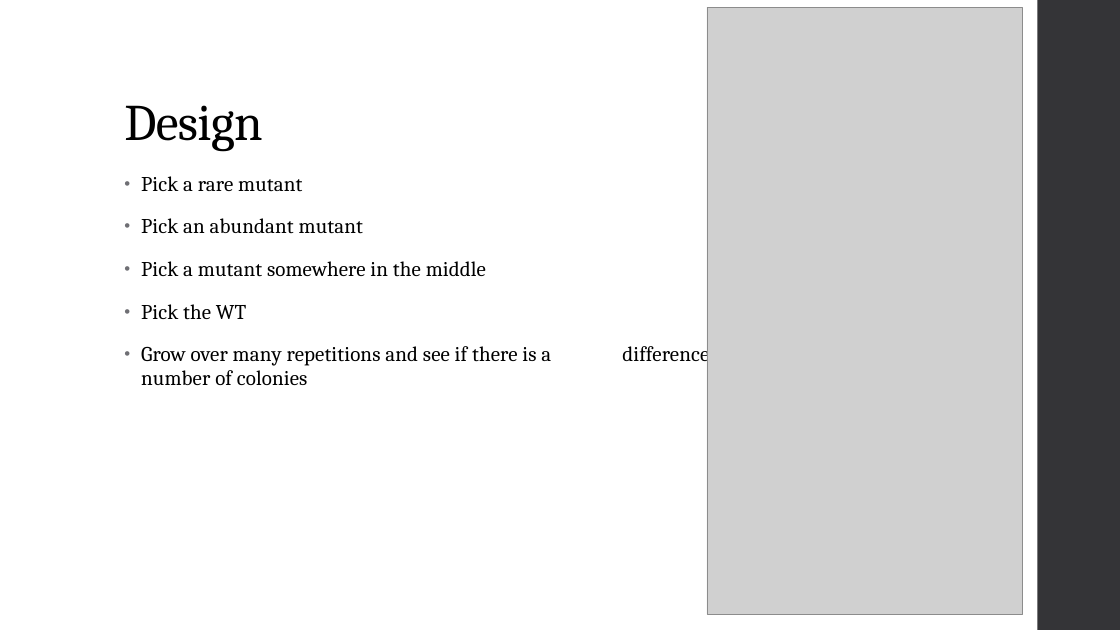
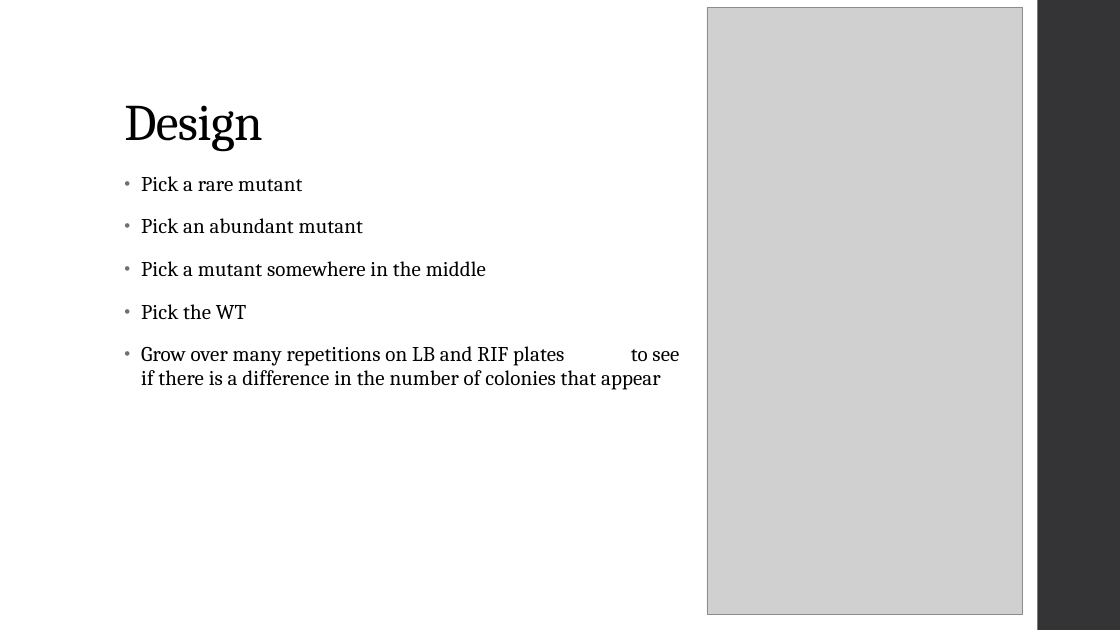
Before and after one commit to Ziqing-Liu/RIFRxT, a slide deck: slide 13 of Research Update.pptx (slide 17 before the commit). Drawn at 1120x630 pixels with LibreOffice and Linux fonts; fonts in the diff are those of the drawing; grey boxes stand for pictures. Boxes give left, top, right and bottom in pixels: in the first picture for what was removed or moved away, otherwise in the second. Text is boxed around its words. In the diff, an @@ line names an element or a change of style, - is before the commit and + after.

```diff
--- a/Research Update.pptx
+++ b/Research Update.pptx
@@ text at box(141, 346, 679, 390): text changed @@
-• Grow over many repetitions and see if there is a difference in difference in the number of colonies
+• Grow over many repetitions on LB and RIF plates to see if there is a difference in the number of colonies that appear
```
Also in this commit, not shown: 6 other slides changed, 2 slides added, 1 slide removed, 2 other files.
